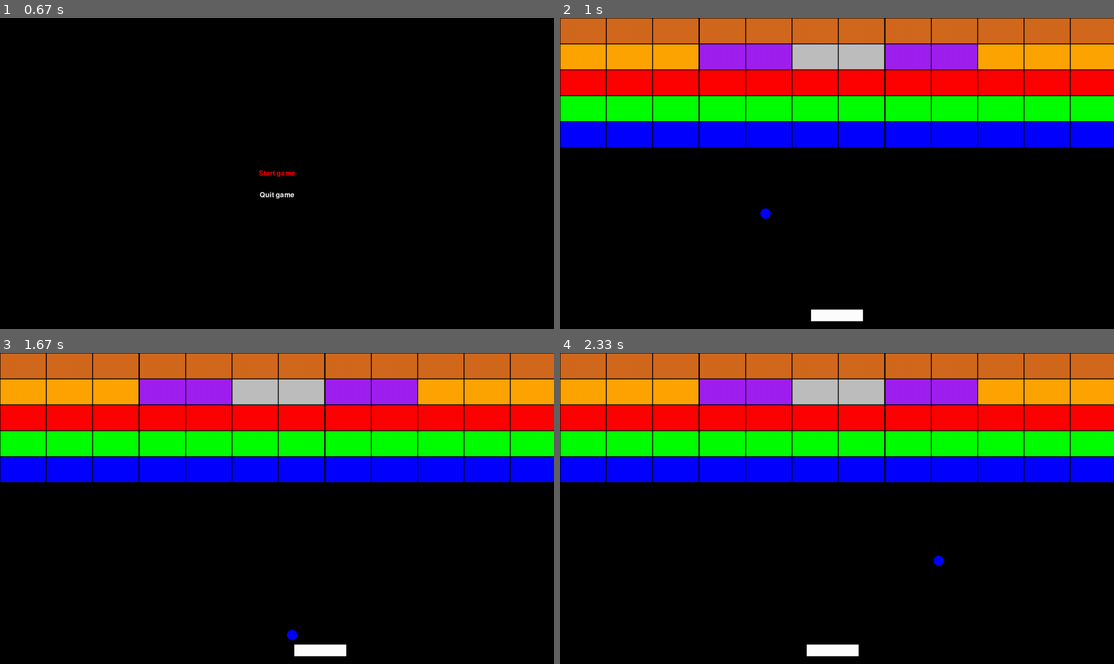
Above: before the commit, frames 1-4 (two rows, left to right).
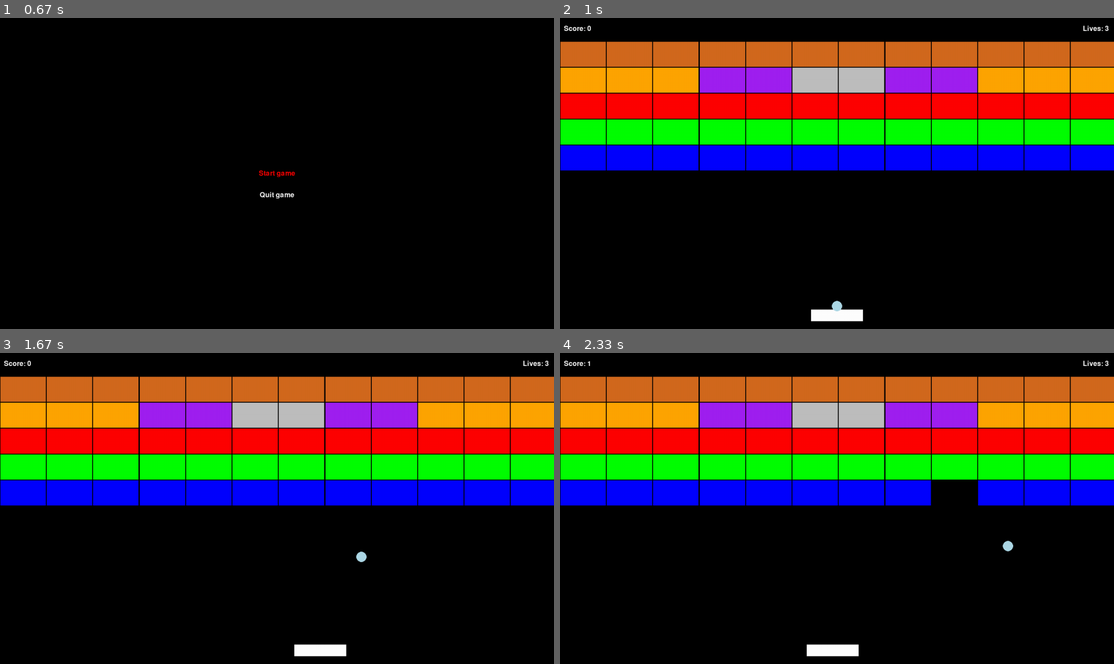
Above: after the commit, the same moments.

Repository: GuilhermeJuventino/Breakout-Pygame
Game: pygame game, started from main.py
Same seed, same stepped clock (60 frames per second), same inputs: the game is played once before the commit and once after it.
Inputs:
- Up to frame 1 (0.67 s): tap Enter at 0.33 s
- Up to frame 2 (1 s): tap Enter at 0.67 s
- Up to frame 3 (1.67 s): tap Space at 1, 1.4 s; hold Right from 1.33 s (still down)
- Up to frame 4 (2.33 s): tap Space at 1.7, 1.9, 2.2 s; release Right at 1.8 s; hold Left from 1.83 s (still down)

Frame 1 is identical in both runs. In frame 2, 47% of the frame differs, in the area x 0-100%, y 0-95%; in frame 3, 47%, in the area x 0-100%, y 0-93%; in frame 4, 46%.

Commit message:
Added a score and lives system.
Added a score and lives for the player, also made a respawn system for the ball and allow it the player to aim the ball before shooting it to start the game.

Diff:
--- a/constants.py
+++ b/constants.py
@@ -29,3 +29,4 @@
 GAP_SIZE = 2
 BLOCK_WIDTH = WIDTH / len(BLOCK_MAP) - 35 - GAP_SIZE
 BLOCK_HEIGHT = HEIGHT / len(BLOCK_MAP[0]) - GAP_SIZE
+TOP_OFFSET = 54
--- a/elements/ball.py
+++ b/elements/ball.py
@@ -5,16 +5,18 @@
 from.block import damage_block
 from random import randrange as rnd
 
+
 class Ball(BaseObject):
     def __init__(self, groups, obstacles, player):
         super(Ball, self).__init__()
-        self.x = c.WIDTH / 2
-        self.y = c.HEIGHT / 2
         self.radius = 12
         self.ball_rect = int(self.radius * 2 ** 0.5)
         self.rect = pygame.Rect(rnd(self.ball_rect, c.WIDTH - self.ball_rect), c.HEIGHT // 2, self.ball_rect, self.ball_rect)
-        self.speed_x = 5
-        self.speed_y = 5
+        self.speed_x = 0
+        self.speed_y = 0
+        self.speed = 5
+        self.active = False
+        self.aim = "right"
         self.old_rect = self.rect.copy()
         self.groups = groups
         self.obstacles = obstacles
@@ -25,22 +27,55 @@
         self.old_rect = self.rect.copy()
 
         # Current frame (x, y positions)
-        self.rect.x += self.speed_x
-        self.collision("horizontal")
-        self.rect.x = round(self.rect.x)
 
-        self.rect.y += self.speed_y
-        self.collision("vertical")
-        self.rect.y = round(self.rect.y)
+        if self.active:
+            self.rect.x += self.speed_x
+            self.collision("horizontal")
+            self.rect.x = round(self.rect.x)
 
-        if self.rect.left <= 0 or self.rect.right >= c.WIDTH:
-            self.speed_x *= -1
+            self.rect.y += self.speed_y
+            self.collision("vertical")
+            self.rect.y = round(self.rect.y)
 
-        if self.rect.top <= 0 or self.rect.bottom >= c.HEIGHT:
-            self.speed_y *= -1
+            if self.rect.left <= 0 or self.rect.right >= c.WIDTH:
+                self.speed_x *= -1
+
+            if self.rect.top <= c.TOP_OFFSET:
+                self.speed_y *= -1
+
+            if self.rect.bottom >= c.HEIGHT:
+                self.reset_ball()
+
+        if not self.active:
+            self.rect.centerx = self.player.rect.centerx
+            self.rect.bottom = self.player.rect.top
+
+            if self.player.keystate[pygame.K_LEFT] and not self.player.keystate[pygame.K_RIGHT]:
+                self.aim = "left"
+
+            if self.player.keystate[pygame.K_RIGHT] and not self.player.keystate[pygame.K_LEFT]:
+                self.aim = "right"
+
+            if self.player.keystate[pygame.K_SPACE]:
+                if self.aim == "left":
+                    self.speed_x = -self.speed
+                    self.speed_y = -self.speed
+
+                elif self.aim == "right":
+                    self.speed_x = self.speed
+                    self.speed_y = -self.speed
+
+                self.active = True
+
+    def reset_ball(self):
+        if self.player.lives > 0:
+            self.player.lives -= 1
+
+            if self.player.lives != 0:
+                self.active = False
 
     def draw(self, window):
-        pygame.draw.circle(window, pygame.Color("blue"), (self.rect.center), self.radius)
+        pygame.draw.circle(window, pygame.Color("lightblue"), (self.rect.center), self.radius)
 
     def collision(self, direction):
         collision_sprites = pygame.sprite.spritecollide(self, self.obstacles, False)
@@ -53,6 +88,7 @@
                 for sprite in collision_sprites:
                     if getattr(sprite, 'health', None):
                         damage_block(sprite)
+                        self.player.score += 1
 
                     # Collision on the right
                     if self.rect.right >= sprite.rect.left and self.old_rect.right <= sprite.old_rect.left:
@@ -71,6 +107,7 @@
                 for sprite in collision_sprites:
                     if getattr(sprite, 'health', None):
                         damage_block(sprite)
+                        self.player.score += 1
 
                     # Collision on the bottom
                     if self.rect.bottom >= sprite.rect.top and self.old_rect.bottom <= sprite.old_rect.top:
--- a/elements/player.py
+++ b/elements/player.py
@@ -18,6 +18,8 @@
         self.old_rect = self.rect.copy()
         self.groups = groups
         self.obstacles = obstacles
+        self.lives = 3
+        self.score = 0
 
     def update(self):
         # Previous frame
@@ -45,11 +47,5 @@
         elif self.rect.left <= 0:
             self.rect.left = 0
 
-        #self.collision("test")
-
     def draw(self, window):
         pygame.draw.rect(window, pygame.Color("white"), self.rect)
-
-    def collision(self, direction):
-        collision_sprites = pygame.sprite.spritecollide(self, self.obstacles, False)
-        #print(collision_sprites)
--- a/stage_setup.py
+++ b/stage_setup.py
@@ -14,7 +14,7 @@
             if col != " ":
                 # Find the x and y position of each individual block
                 x = col_index * (c.BLOCK_WIDTH + c.GAP_SIZE) + c.GAP_SIZE // 2
-                y = row_index * (c.BLOCK_HEIGHT + c.GAP_SIZE) + c.GAP_SIZE // 2
+                y = c.TOP_OFFSET + row_index * (c.BLOCK_HEIGHT + c.GAP_SIZE) + c.GAP_SIZE // 2
                 block = Block(col, (x, y), groups, obstacles, ball)
                 block_group.add(block)
 
--- a/states/gameplay.py
+++ b/states/gameplay.py
@@ -1,6 +1,6 @@
 import pygame
 
-from elements import player, ball, block as b
+from elements import player, ball
 from stage_setup import stage_setup
 from .base import BaseState
 
@@ -9,7 +9,6 @@
     def __init__(self):
         super(GamePlay, self).__init__()
         self.next_state = "GAMEOVER"
-        self.score = 0
 
         # Used to determine if the player has lost or won
         self.status = ""
@@ -28,6 +27,15 @@
         self.all_sprites.add(self.player, self.block_group)
         self.collide_sprites.add(self.block_group)
 
+        # Text setup
+        self.score = self.player.score
+        self.score_text = self.font.render(f"Score: {self.score}", True, pygame.Color("White"))
+        self.score_rect = self.score_text.get_rect(center=(40, 25))
+
+        self.lives = self.player.lives
+        self.lives_text = self.font.render(f"Lives: {self.lives}", True, pygame.Color("White"))
+        self.lives_rect = self.lives_text.get_rect(center=(1238, 25))
+
     def get_event(self, event):
         if event.type == pygame.QUIT:
             self.quit = True
@@ -36,17 +44,24 @@
             if event.key == pygame.K_ESCAPE:
                 self.done = True
 
-
     def draw(self, window):
         window.fill(pygame.Color("black"))
         self.player.draw(window)
         self.block_group.draw(window)
         self.ball.draw(window)
-
-        '''pygame.draw.rect(window, pygame.Color("red"), self.player.old_rect)
-        pygame.draw.rect(window, pygame.Color("white"), self.ball.old_rect)'''
+        window.blit(self.score_text, self.score_rect)
+        window.blit(self.lives_text, self.lives_rect)
 
     def update(self, dt):
+        # Updating the lives text
+        self.lives = self.player.lives
+        self.lives_text = self.font.render(f"Lives: {self.lives}", True, pygame.Color("White"))
+
+        # Updating the score text
+        self.score = self.player.score
+        self.score_text = self.font.render(f"Score: {self.score}", True, pygame.Color("White"))
+
+        # Updating the game objects
         self.player.update()
         self.block_group.update()
         self.ball.update()
Not shown, changed: todo
